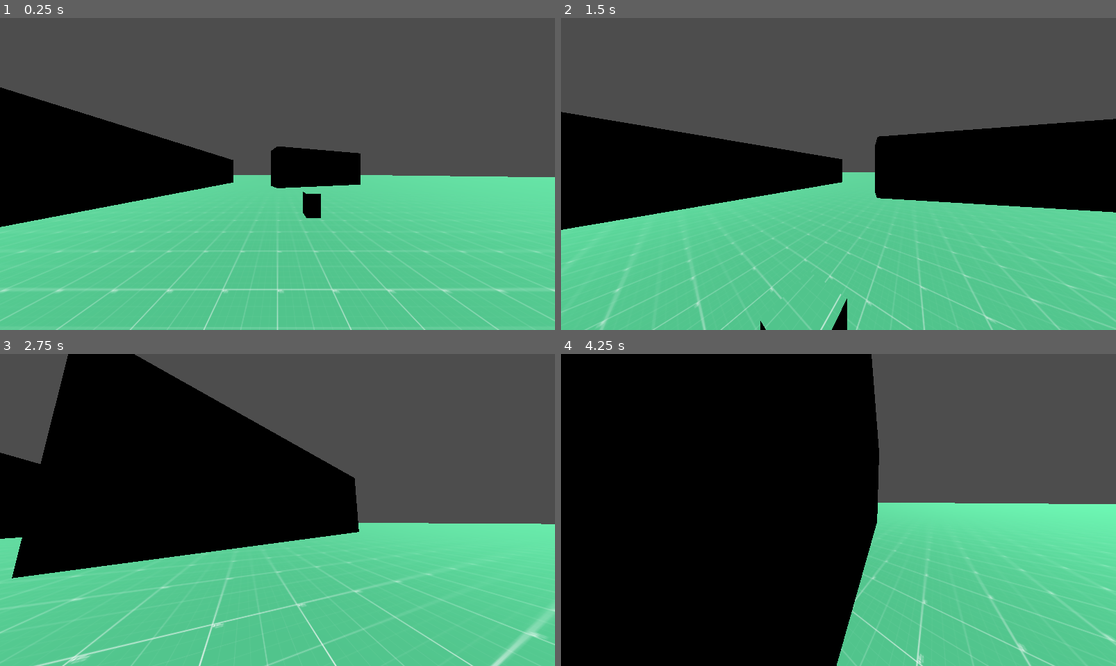
Above: before the commit, frames 1-4 (two rows, left to right).
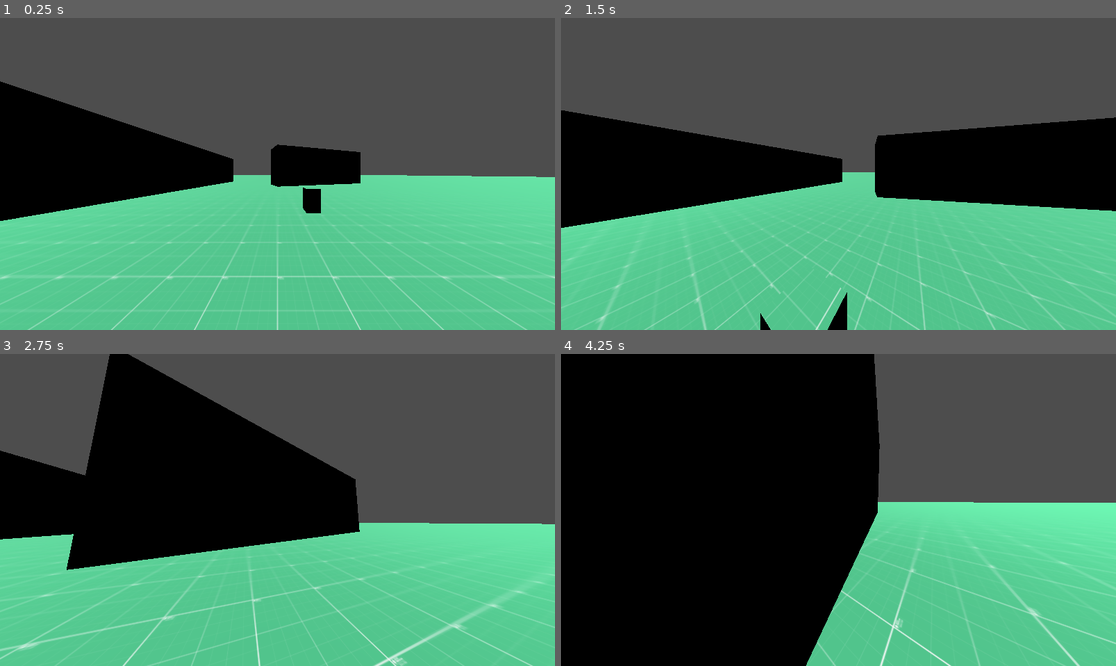
Above: after the commit, the same moments.

Repository: TimurTimergalin/team-dynamics-project-0
Game: Godot game, scene res://scenes/prototype_scene.tscn
The game is run twice, just before and just after one commit, with the same random seed, the same clock (stepped at 60 frames per second) and the same inputs.
Inputs (mouse positions are in pixels of both pictures, inside the frame that each line leads up to):
- Up to frame 1 (0.25 s): no input
- Up to frame 2 (1.5 s): move the mouse to (866, 174) at 0.52 s; hold W (main_move_forward) from 0.53 s (still down); tap Ctrl (main_crouch) at 0.6 s; tap Space (main_jump) at 0.77 s; move the mouse to (810, 174) at 1.27 s; tap Shift (main_run) at 1.35 s
- Up to frame 3 (2.75 s): keep holding W (main_move_forward); tap Space (main_jump) at 1.52 s; move the mouse to (288, 503) at 2.02 s; tap Ctrl (main_crouch) at 2.1 s
- Up to frame 4 (4.25 s): keep holding W (main_move_forward); move the mouse to (832, 516) at 2.77 s; tap Shift (main_run) at 2.85 s; tap Space (main_jump) at 3.02, 3.77 s; move the mouse to (877, 513) at 3.52 s; tap Ctrl (main_crouch) at 3.6 s

The runs differ from the first frame. In frame 1, 3.9% of the frame differs, in the area x 0-100%, y 20-100%; in frame 2, 2.9%; in frame 3, 8.0%, in the area x 0-100%, y 0-100%; in frame 4, 3.4%.

Commit message:
closes #30: разделил ускорение свободного падения

Diff:
--- a/resources/player/movement.tres
+++ b/resources/player/movement.tres
@@ -10,3 +10,4 @@
 jumping_acceleration = 100.0
 jumping_initial_velocity = 7.0
 jumping_max_control_retention = 5.0
+free_fall_acceleration = -20.0
--- a/scenes/player.tscn
+++ b/scenes/player.tscn
@@ -11,13 +11,28 @@
 [ext_resource type="Resource" uid="uid://dtk2blb0doadl" path="res://resources/player/movement.tres" id="9_y4r1p"]
 [ext_resource type="Script" uid="uid://i6cfyh3no4en" path="res://scripts/logic/state_machine/state_machine_logger.gd" id="10_d2wvv"]
 [ext_resource type="Script" uid="uid://drvqm8nefhw2w" path="res://scripts/logic/camera/camera_controller_logic.gd" id="10_y4r1p"]
+[ext_resource type="Script" path="res://scripts/logic/movement/character_body_move_and_slide_logic.gd" id="11_3v2ag"]
 [ext_resource type="Resource" uid="uid://bgqa0tcc2e6tv" path="res://resources/player/camera_controller.tres" id="11_d2wvv"]
-[ext_resource type="Script" uid="uid://ogc2ldxcn888" path="res://scripts/logic/movement/character_body_move_and_slide_logic.gd" id="11_3v2ag"]
 
 [sub_resource type="BoxShape3D" id="BoxShape3D_d2wvv"]
 size = Vector3(1, 2, 1)
 
 [sub_resource type="CapsuleMesh" id="CapsuleMesh_agfs1"]
+
+[sub_resource type="Animation" id="Animation_3v2ag"]
+length = 0.001
+tracks/0/type = "value"
+tracks/0/imported = false
+tracks/0/enabled = true
+tracks/0/path = NodePath(".:position")
+tracks/0/interp = 1
+tracks/0/loop_wrap = true
+tracks/0/keys = {
+"times": PackedFloat32Array(0),
+"transitions": PackedFloat32Array(1),
+"update": 0,
+"values": [Vector3(0, 0, 0)]
+}
 
 [sub_resource type="Animation" id="Animation_d2wvv"]
 resource_name = "camera_crouch"
@@ -33,21 +48,6 @@
 "transitions": PackedFloat32Array(1, 1),
 "update": 0,
 "values": [Vector3(0, 0, 0), Vector3(0, -0.8, 0)]
-}
-
-[sub_resource type="Animation" id="Animation_3v2ag"]
-length = 0.001
-tracks/0/type = "value"
-tracks/0/imported = false
-tracks/0/enabled = true
-tracks/0/path = NodePath(".:position")
-tracks/0/interp = 1
-tracks/0/loop_wrap = true
-tracks/0/keys = {
-"times": PackedFloat32Array(0),
-"transitions": PackedFloat32Array(1),
-"update": 0,
-"values": [Vector3(0, 0, 0)]
 }
 
 [sub_resource type="AnimationLibrary" id="AnimationLibrary_jej6c"]
@@ -78,6 +78,7 @@
 
 [node name="GravityStore" type="Node" parent="Stores"]
 script = ExtResource("2_lrhn5")
+resource = ExtResource("9_y4r1p")
 
 [node name="HorizontalMovementStore" type="Node" parent="Stores"]
 script = ExtResource("2_tuyoq")
@@ -148,7 +149,8 @@
 camera_player = NodePath("../../CameraHolder/CameraPlayer")
 metadata/_custom_type_script = "uid://drvqm8nefhw2w"
 
-[connection signal="state_changed" from="Logic/MovementStateMachine" to="Logic/CameraControllerLogic" method="_on_state_changed"]
 [node name="MoveAndSlideLogic" type="Node" parent="Logic" node_paths=PackedStringArray("body")]
 script = ExtResource("11_3v2ag")
 body = NodePath("../..")
+
+[connection signal="state_changed" from="Logic/MovementStateMachine" to="Logic/CameraControllerLogic" method="_on_state_changed"]
--- a/scripts/logic/movement/gravity_logic.gd
+++ b/scripts/logic/movement/gravity_logic.gd
@@ -7,4 +7,9 @@
 
 
 func _physics_process(delta: float) -> void:
+	gravity_store.gravity = (
+		gravity_store.free_fall_decceleration
+		if target.velocity.y > 0
+		else gravity_store.free_fall_acceleration
+	)
 	target.velocity.y += gravity_store.gravity * delta
--- a/scripts/resources/player/movement.gd
+++ b/scripts/resources/player/movement.gd
@@ -11,3 +11,6 @@
 @export var jumping_acceleration: float = 10
 @export var jumping_initial_velocity: float = 80
 @export var jumping_max_control_retention: float = 20 # Должно быть не меньше, чем jumping_max_velocity
+
+@export var free_fall_acceleration: float = -15
+@export var free_fall_decceleration: float = -9.8
--- a/scripts/stores/movement/gravity_store.gd
+++ b/scripts/stores/movement/gravity_store.gd
@@ -2,4 +2,13 @@
 
 class_name GravityStore
 
-@export var gravity: float = -9.8
+@export var resource: Resource
+
+var gravity: float
+var free_fall_acceleration: float
+var free_fall_decceleration: float
+
+func _ready() -> void:
+	free_fall_acceleration = resource.free_fall_acceleration
+	free_fall_decceleration = resource.free_fall_decceleration
+	gravity = free_fall_acceleration
Not shown: 1 places in scenes/player.tscn that only renumber resources
Not shown: 1 places in scenes/prototype_scene.tscn that only renumber resources
